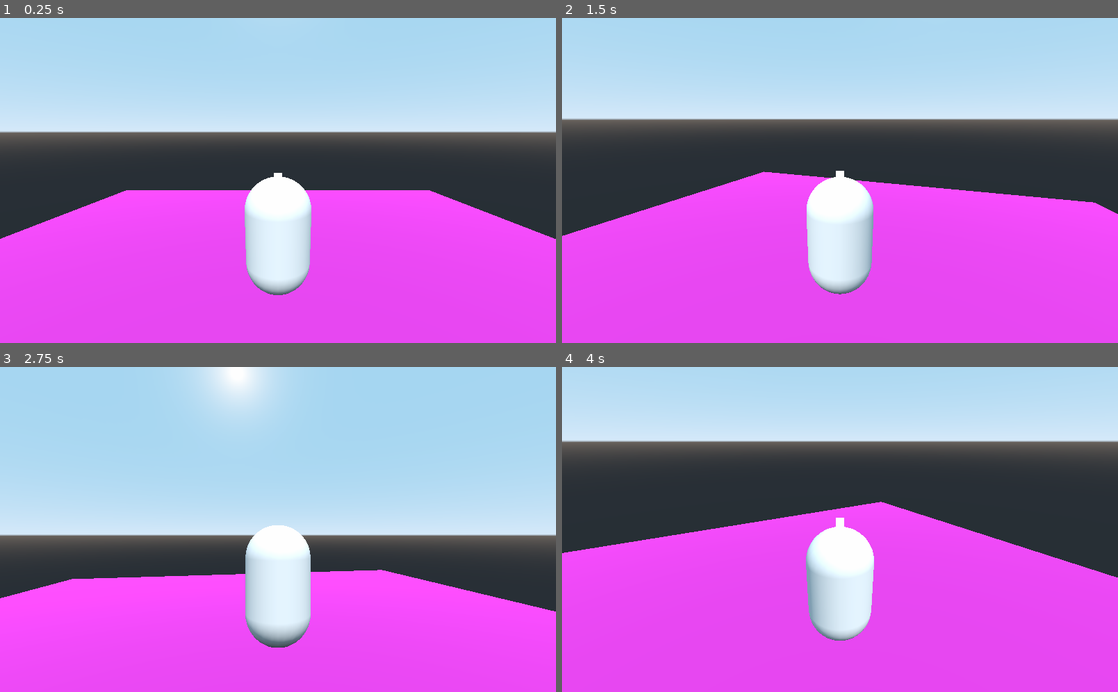
Above: before the commit, frames 1-4 (two rows, left to right).
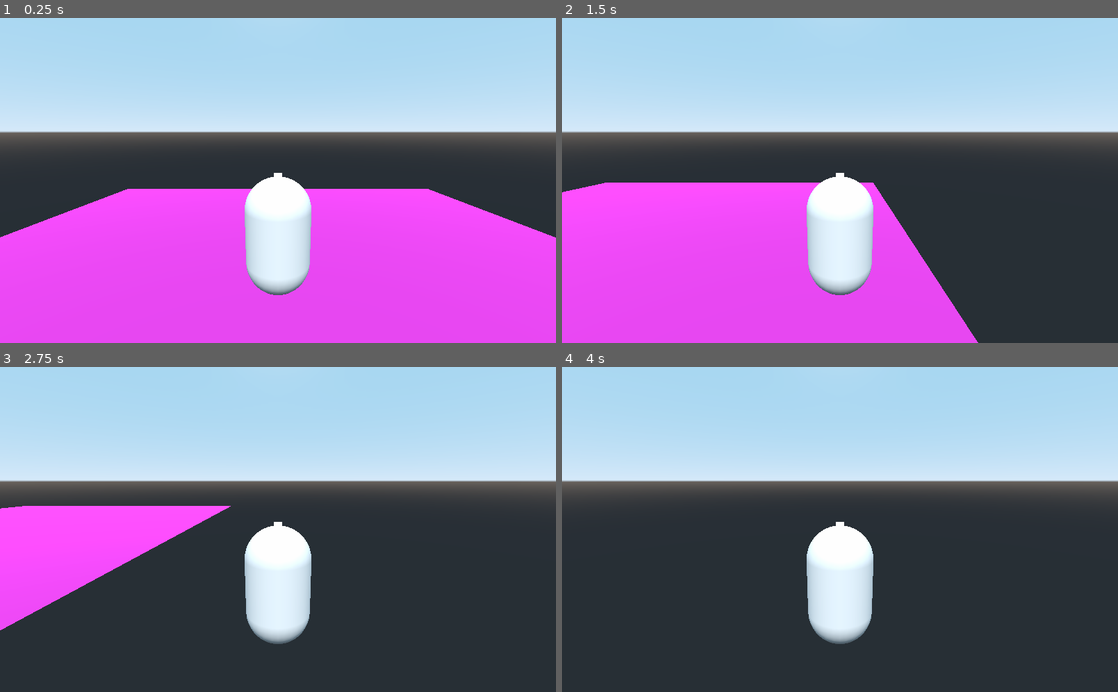
Above: after the commit, the same moments.

Repository: amongus-bot513/SableTheMarten
Game: Godot game, scene res://world.tscn
The game is run twice, just before and just after one commit, with the same random seed, the same clock (stepped at 60 frames per second) and the same inputs.
Inputs (mouse positions are in pixels of both pictures, inside the frame that each line leads up to):
- Up to frame 1 (0.25 s): no input
- Up to frame 2 (1.5 s): tap Enter at 0.5 s; move the mouse to (962, 164) at 0.52 s; hold D (move_right) 0.53-1.28 s; tap Space (jump) at 0.6, 0.77, 1.07, 1.35 s; move the mouse to (728, 196) at 1.27 s; hold S (move_backward) from 1.28 s (still down)
- Up to frame 3 (2.75 s): tap Space (jump) at 1.52, 1.82, 2, 2.1 s; move the mouse to (333, 458) at 2.02 s; release S (move_backward) at 2.03 s; hold D (move_right) from 2.03 s (still down)
- Up to frame 4 (4 s): move the mouse to (812, 594) at 2.77 s; release D (move_right) at 2.78 s; hold W (move_forward) 2.78-3.53 s; tap Space (jump) at 2.85, 3.02, 3.32, 3.6, 3.77 s; tap Enter at 3.5 s; move the mouse to (1006, 578) at 3.52 s; hold A (move_left) from 3.53 s (still down)

The runs differ from the first frame. In frame 1, 0.4% of the frame differs, in the area x 0-100%, y 52-68%; in frame 2, 25%; in frame 3, 60%; in frame 4, 65%, in the area x 0-100%, y 18-100%.

Commit message:
smoothment
smooth movement basically started again

Diff:
--- a/player.gd
+++ b/player.gd
@@ -1,60 +1,25 @@
 extends KinematicBody
 
-var direction = Vector3()
-#var GRAVITY = 9.8
-var acceleration = 5
-onready var pivot = $pivot
-#var jump = 5
-#var fall = Vector3()
-#var y_velo = 0
+
+var gravity = Vector3.DOWN * 12
 var speed = 10
-#var jump_num = 0
+var jump_speed = 6
+
 var velocity = Vector3()
-var mouse_senitivity = 0.1
 
-func ready():
-	Input.set_mouse_mode(Input.MOUSE_MODE_CAPTURED)
-
-func _input(event):
-	if event is InputEventMouseMotion:
-		rotate_y(deg2rad(-event.relative.x * mouse_senitivity))
-		pivot.rotate_x(deg2rad(-event.relative.y * mouse_senitivity))
-
-func _process(delta):
-
-	direction = Vector3()
-
-	if Input.is_action_just_pressed("move_forward"):
-		direction -= transform.basis.z
-
-	elif Input.is_action_just_pressed("move_backward"):
-		direction += transform.basis.z
-
-	if Input.is_action_just_pressed("move_left"):
-		direction -= transform.basis.x
-
-	elif Input.is_action_just_pressed("move_right"):
-		direction += transform.basis.x
-
-	direction = direction.normalized()
-	velocity = velocity.linear_interpolate(direction * speed, acceleration * delta)
+func _physics_process(delta):
+	velocity += gravity * delta
+	get_input()
 	velocity = move_and_slide(velocity, Vector3.UP)
 
-
-
-	#if is_on_floor():
-		#jump_num == 0
-
-	#if not is_on_floor():
-		#fall.y -= GRAVITY * delta
-
-	#if Input.is_action_just_pressed("jump") and is_on_floor():
-		#if jump_num == 0:
-			#fall.y = jump
-			#jump_num = 1
-
-	#if Input.is_action_just_pressed("jump") and not is_on_floor():
-		#if jump_num == 1:
-			#fall.y = jump
-			#jump_num = 2
-	#move_and_slide(fall, Vector3.UP)
+func get_input():
+	velocity.x = 0
+	velocity.z = 0
+	if Input.is_action_pressed("move_forward"):
+		velocity.z -= speed
+	if Input.is_action_pressed("move_backward"):
+		velocity.z += speed
+	if Input.is_action_pressed("move_right"):
+		velocity.x += speed
+	if Input.is_action_pressed("move_left"):
+		velocity.x -= speed
--- a/player.tscn
+++ b/player.tscn
@@ -28,7 +28,7 @@
 [node name="gunpivot" type="Spatial" parent="."]
 
 [node name="MeshInstance" type="MeshInstance" parent="gunpivot"]
-transform = Transform( 1, 0, 0, 0, 1, 0, 0, 0, 1, 0, 1.2, -0.5 )
+transform = Transform( 1, 0, 0, 0, 1, 0, 0, 0, 1, 0, 1.2, -0.459291 )
 mesh = SubResource( 3 )
 material/0 = null
 
